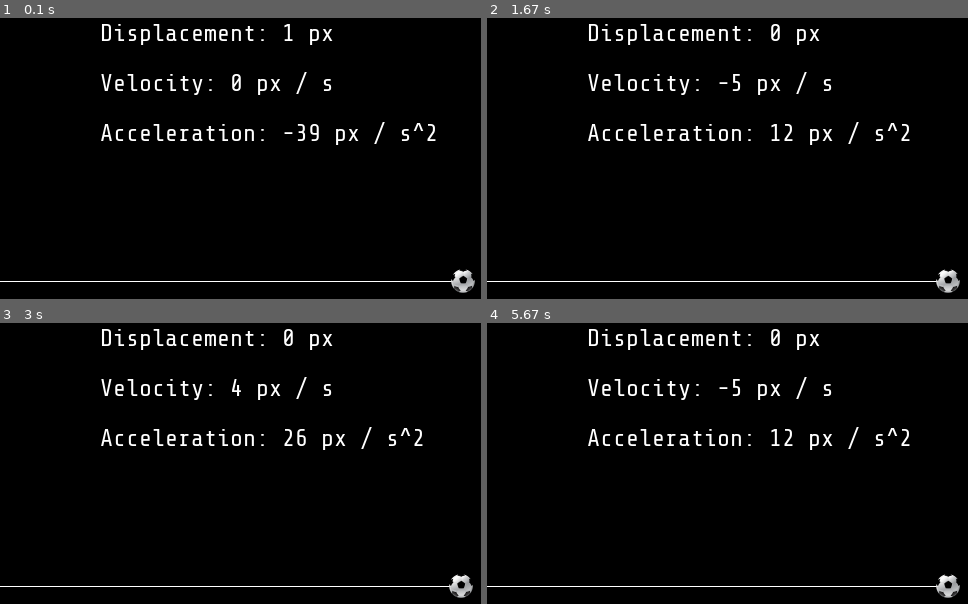
Above: before the commit, frames 1-4 (two rows, left to right).
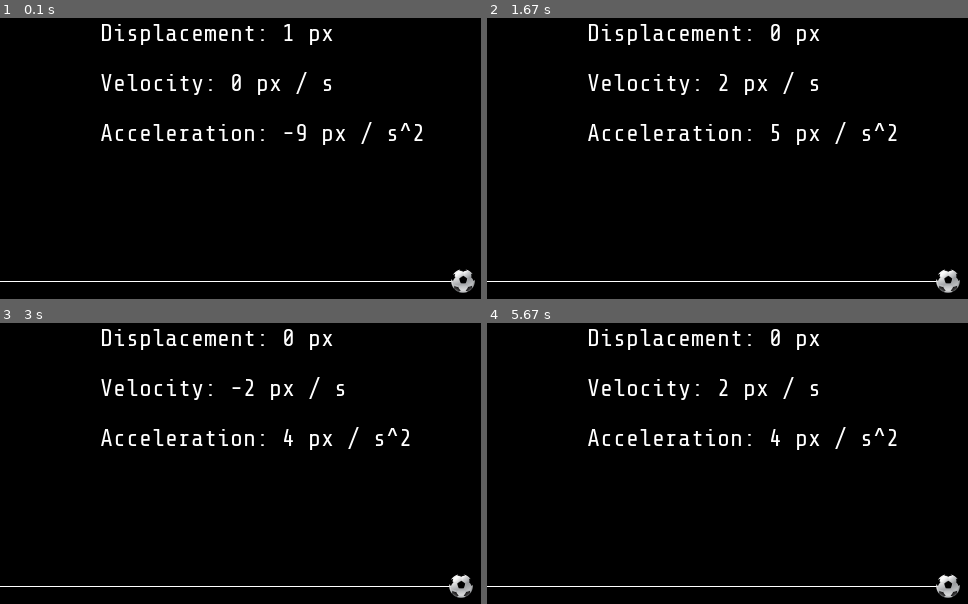
Above: after the commit, the same moments.

Repository: samkas125/pygame_simulations
Game: pygame game, started from spring_mass.py
Same seed, same stepped clock (60 frames per second), same inputs: the game is played once before the commit and once after it.
Inputs:
- Up to frame 1 (0.1 s): type "1 (at the terminal prompt)" at 0 s; type "1 (at the terminal prompt)" at 0 s
- Up to frame 2 (1.67 s): tap Space at 0.33 s
- Up to frame 3 (3 s): no input
- Up to frame 4 (5.67 s): no input

The runs differ from the first frame. In frame 1, 0.7% of the frame differs, in the area x 61-91%, y 37-46%; in frame 2, 1.1%; in frame 3, 1.1%, in the area x 48-88%, y 19-46%; in frame 4, 1.1%.

Commit message:
inputs mass instead of time period

Diff:
--- a/spring_mass.py
+++ b/spring_mass.py
@@ -7,11 +7,11 @@
 # Input time period and amplitude
 n = 0
 while n < 2:
-    T = float(input('Enter the time period of the mass-spring system (in seconds): '))
-    if T > 0:
+    m = float(input('Enter the mass of oscillating object of the mass-spring system (in kg - use values from 1 to 10 for best results): '))
+    if m > 0:
         n += 1
     else:
-        print("Invalid value for time period. Please enter again")
+        print("Invalid value for mass. Please enter again")
         n = 0
         continue
     amplitude = float(input("Enter the amplitude of the mass-spring system in pixels (0 to 450): "))
@@ -22,9 +22,9 @@
         n = 0
         continue
 print("Please check the opened pygame window to view the simulation. Press 'space' to start it.")
+T = 2 * math.pi * math.sqrt(m / 10)
 #INITIALIZATION OF PYGAME OBJECTS
 pygame.init()
-
 WINDOW = pygame.display.set_mode((900, 600))
 pygame.display.set_caption('Pendulum simulation')
 FPS = 30
@@ -68,7 +68,7 @@
 
     while run:
         clock.tick(FPS)
-        draw_window(curr_time)
+        if not started: draw_window(curr_time)
         keys_pressed = pygame.key.get_pressed()
         if keys_pressed[K_SPACE] and not started:
             started = True
